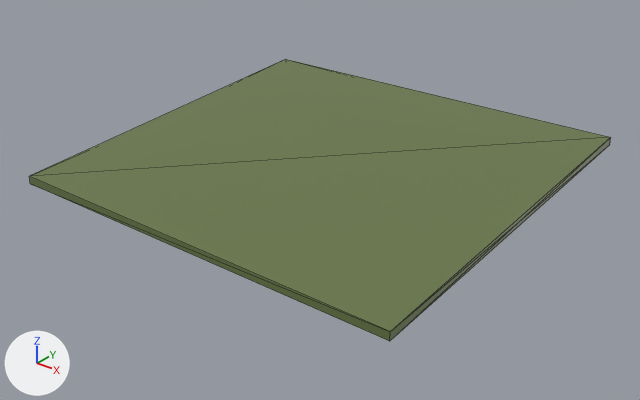
Renders of the glTF model assets/parts/stock/ridgeback_4x4/ridgeback_4x4_bonnet.glb from each side of a commit.
Camera for both pictures: a 50 mm lens placed at (1.859, -3.054, 1.221), pointed at (0.033, -0.772, -0.194). Every picture has the same lights, and +X, +Y and +Z are marked at lower left. The older version comes first. Mesh edges are drawn as thin lines. Vertices at exactly the same position are counted once.

Objects in the first picture: 'ridgeback_4x4_bonnet'.
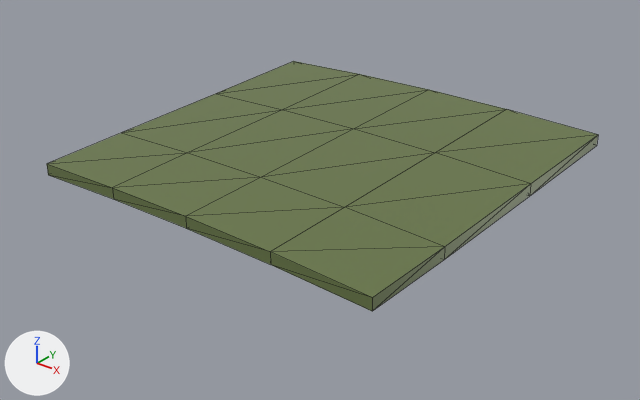
Location of each change, [x1, y1, x2, y2] in pixels of the pictures (640 x 400 px):
'ridgeback_4x4_bonnet', reshaped (11% shorter)
    before: [29, 59, 611, 341]
    after: [47, 61, 598, 311]

Patch to the scene script:
```diff
--- a/assets/parts/stock/ridgeback_4x4/ridgeback_4x4_bonnet.glb.py
+++ b/assets/parts/stock/ridgeback_4x4/ridgeback_4x4_bonnet.glb.py
@@ me_panel_bonnet @@
 # used by ob_ridgeback_4x4_bonnet; location = (0.0, 0.0, 0.0)
-me_panel_bonnet.from_pydata(...)  # 10 vertices, 16 faces; spans x -0.79..0.79, y -1.42..0.0, z -0.13..0.0
+me_panel_bonnet.from_pydata(...)  # 40 vertices, 76 faces; spans x -0.74..0.74, y -1.4..0.0, z -0.08..0.02
+# me_panel_bonnet part 1: the whole mesh is rebuilt
 me_panel_bonnet.materials.append(mat_paint)
```
